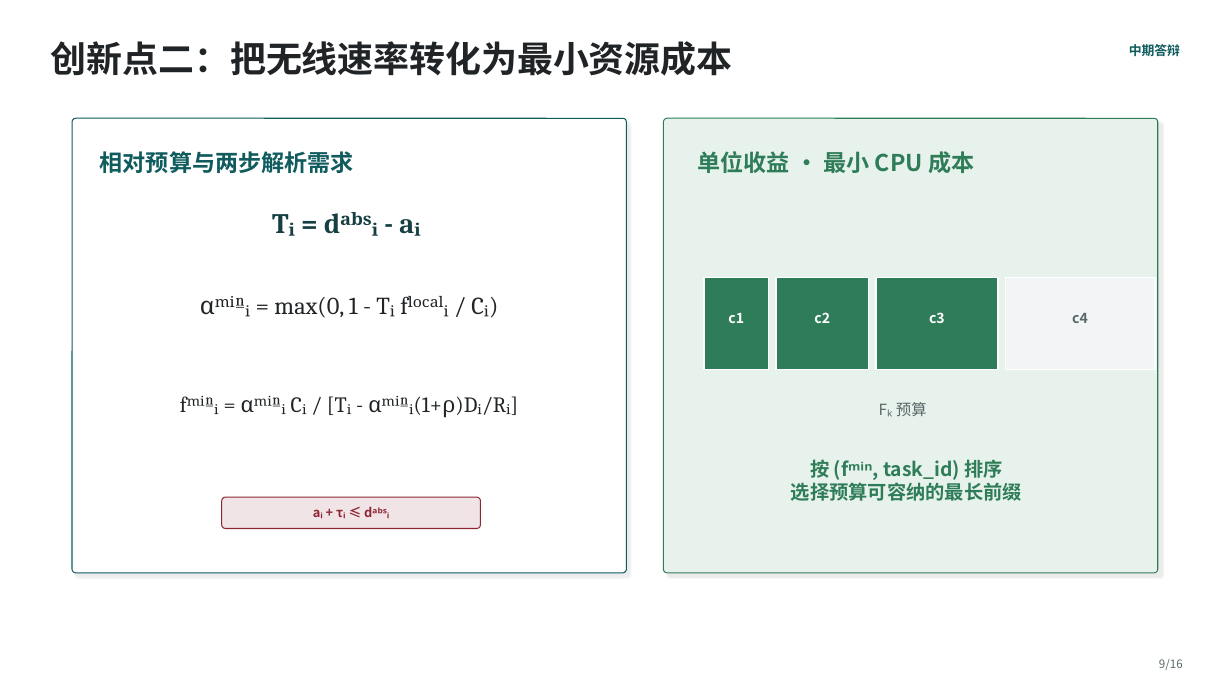
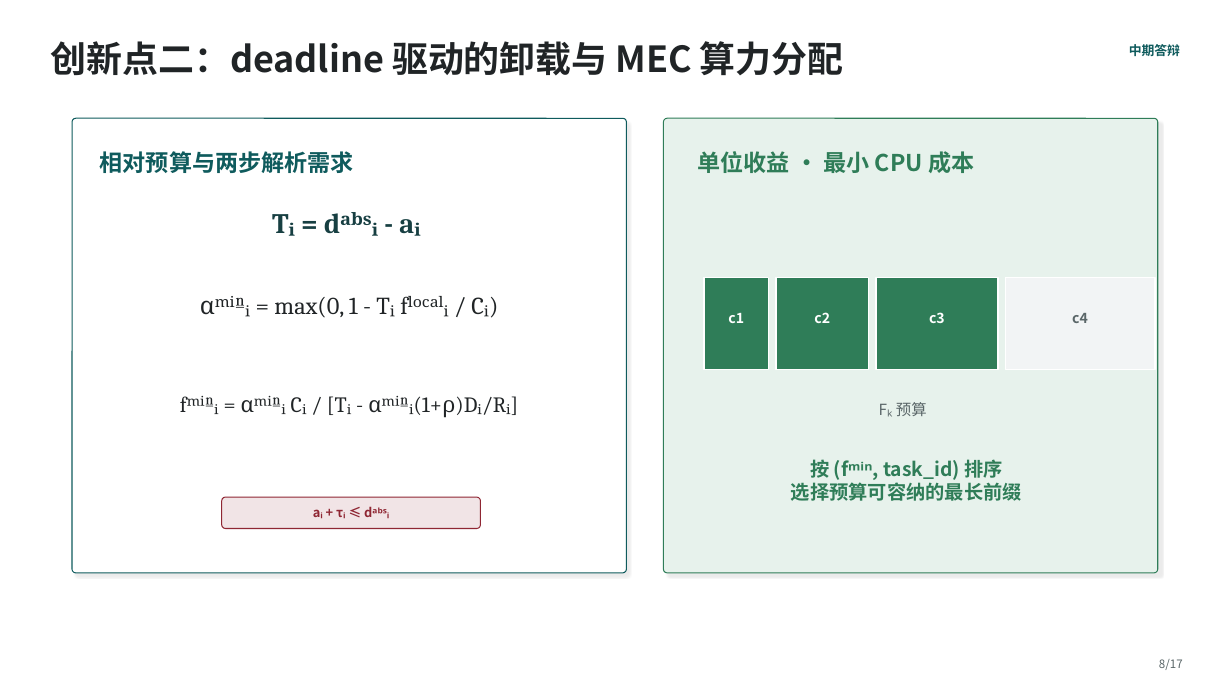
Before and after one commit to Timx-G/Master-Thesis, a slide deck: slide 8 of deliverables/defense_2026/outputs/中期答辩_关铭锡.pptx (slide 9 before the commit). Drawn at 1232x693 pixels with LibreOffice and Linux fonts; fonts in the diff are those of the drawing. Boxes give left, top, right and bottom in pixels: in the first picture for what was removed or moved away, otherwise in the second. Text is boxed around its words. In the diff, an @@ line names an element or a change of style, - is before the commit and + after.

```diff
--- a/deliverables/defense_2026/outputs/中期答辩_关铭锡.pptx
+++ b/deliverables/defense_2026/outputs/中期答辩_关铭锡.pptx
@@ text at (51,41,844,76): text changed @@
-创新点二：把无线速率转化为最小资源成本
+创新点二：deadline 驱动的卸载与 MEC 算力分配
@@ text at (1159,659,1183,670): text changed @@
-9/16
+8/17
```
Also in this commit, not shown: 7 other slides changed, 9 slides added, 8 slides removed, 55 other files.
